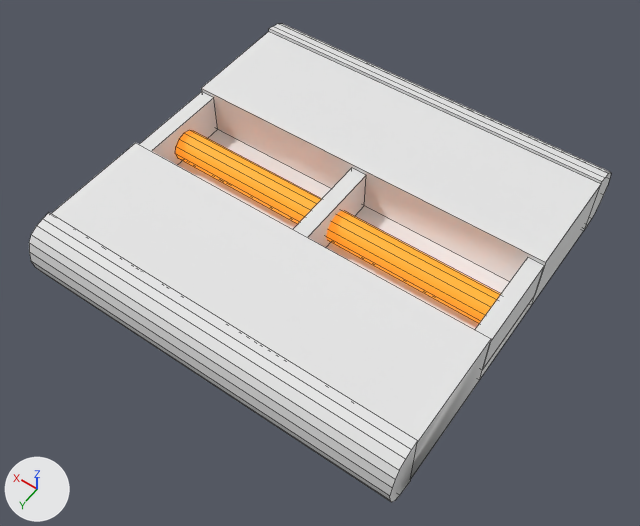
Renders of the FBX model RUN/Assets/Models/platfrom12x12.fbx from each side of a commit.
Before and after are seen from a 50 mm lens placed at (-19.2, 27.8, 39.3), pointed at (-0.7, 1.8, -1.5). The lights are fixed; the arrows at lower left show +X, +Y and +Z. Mesh edges are drawn as thin lines. Where no turn or scale is listed for an object, it has been applied to the vertices.

Before the edit, the objects in view are built like this:
```python
ob_cube = bpy.data.objects.new('Cube', me_cube)
ob_cube.location = (0.0, 0.0, 0.0)
ob_cube_001 = bpy.data.objects.new('Cube.001', me_cube_006)
ob_cube_001.location = (11.5, 0.0, -0.1)
ob_cube_002 = bpy.data.objects.new('Cube.002', me_cube_002)
ob_cube_002.location = (-11.5, 0.0, -0.1)
ob_cube_003 = bpy.data.objects.new('Cube.003', me_cube_005)
ob_cube_003.location = (0.0, 0.0, -0.1)
ob_cube_004 = bpy.data.objects.new('Cube.004', me_cube_004)
ob_cube_004.location = (0.0, 0.0, 1.8)
ob_cube_004.scale = (12.0, 1.0, 0.1)
ob_cylinder = bpy.data.objects.new('Cylinder', me_cylinder)
ob_cylinder.location = (0.0, 0.0, 0.0)
# me_cube
# before: 2 (-12.0, -10.0, -2.0) at pixel (584, 229), 5 (-12.0, -10.0, 2.0) at pixel (601, 183), 9 (-12.0, -11.5, 1.7) at pixel (610, 172), 10 (-12.0, -11.0, 2.0) at pixel (608, 173), 13 (-12.0, -10.5, 2.1) at pixel (605, 177)
# before: 14 (-12.0, -10.0, 2.2) at pixel (601, 181), 16 (-12.0, -11.8, 1.3) at pixel (611, 173), 18 (-12.0, -12.0, 0.7) at pixel (609, 178), 20 (-12.0, -12.1, 0.0) at pixel (607, 185), 23 (-12.0, -11.5, -1.7) at pixel (596, 210)
# before: 24 (-12.0, -11.0, -2.0) at pixel (591, 218), 27 (-12.0, -10.5, -2.1) at pixel (587, 224), 28 (-12.0, -10.0, -2.2) at pixel (583, 231), 30 (-12.0, -11.8, -1.3) at pixel (600, 203), 31 (12.0, -12.0, -0.7)
# before: 32 (-12.0, -12.0, -0.7) at pixel (603, 194), 33 (12.0, -12.1, 0.0), 34 (-12.0, -12.1, 0.0) at pixel (607, 185)
# before: 3 (-12.0, 10.0, -2.0) at pixel (410, 479), 6 (-12.0, 10.0, 2.0) at pixel (417, 442), 42 (-12.0, 11.5, 1.7) at pixel (399, 470), 43 (-12.0, 11.0, 2.0) at pixel (405, 459), 46 (-12.0, 10.5, 2.1) at pixel (411, 449)
# before: 47 (-12.0, 10.0, 2.2) at pixel (417, 440), 49 (-12.0, 11.8, 1.3) at pixel (395, 479), 51 (-12.0, 12.0, 0.7) at pixel (392, 487), 53 (-12.0, 12.1, 0.0) at pixel (389, 495), 56 (-12.0, 11.5, -1.7) at pixel (394, 500)
# before: 57 (-12.0, 11.0, -2.0) at pixel (399, 495), 60 (-12.0, 10.5, -2.1) at pixel (404, 488), 61 (-12.0, 10.0, -2.2) at pixel (410, 481), 63 (-12.0, 11.8, -1.3) at pixel (391, 502), 64 (12.0, 12.0, -0.7) at pixel (35, 267)
# before: 65 (-12.0, 12.0, -0.7) at pixel (390, 500), 66 (12.0, 12.1, 0.0) at pixel (30, 260), 67 (-12.0, 12.1, 0.0) at pixel (389, 495)
```
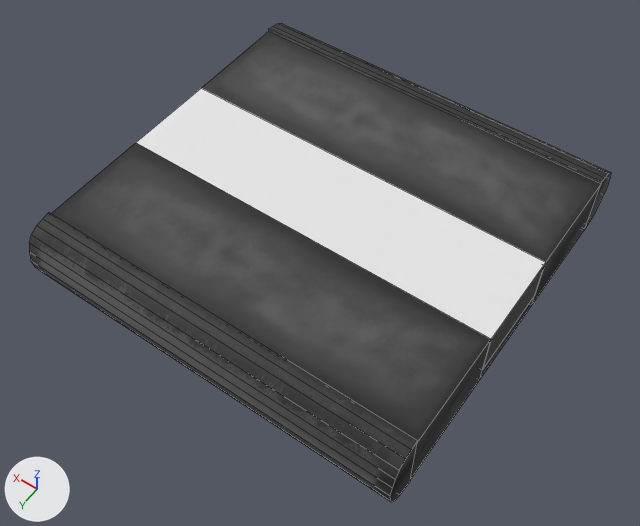
Commit message: Changes to platform12x12 and added closed platform

Where the newer file only moved an object's origin or applied its transform, the numbers keep the older frame.

Location of each change, [x1, y1, x2, y2] in pixels of the pictures (640 x 526 px; the box of a moved part takes in the faces that stretch with it):
'Cube', surface changed, reshaped (white to grey)
    both: [29, 24, 611, 502]
'Cube.004', shown
    after: [136, 88, 545, 342]
'Cylinder', surface changed, recoloured
    both: [175, 130, 501, 324]
'Cube.002', surface changed (grey to black)
    both: [475, 257, 544, 369]
'Cube.001', surface changed
    both: [140, 92, 218, 165]
'Cube.003', surface changed
    both: [293, 168, 366, 247]
part 1 of me_cube, moved or reshaped
    both: [584, 172, 611, 230]
part 2 of me_cube, moved or reshaped
    both: [31, 261, 418, 502]
part 3 of me_cube, surface changed (white to grey)
    both: [37, 24, 608, 459]

The edits, one by one:
Picture 'platform.png' (img_platform_png) is new.
In material 'mat_platform' (mat_mat_platform), base_color is no longer (0.8, 0.8, 0.8), white #e7e7e7.
In material 'mat_platform' (mat_mat_platform), texture is now set to img_platform_png.
me_cube is used by ob_cube; location (0.0, 0.0, 0.0).
Verts and faces of me_cube; kept vertices keep their numbers, new ones are numbered from 76.
me_cube had 76 vertices, 47 faces and spanned x -12.0..12.0, y -12.1..12.1, z -2.2..2.2.
me_cube now has 74 vertices, 47 faces and spans x -12.0..12.0, y -12.1..12.1, z -2.2..2.2.
Part 1, on me_cube:
Vertices deleted: 34 (with the faces that use them).
New faces: (20, 32, 31, 33), (2, 28, 27, 24, 23, 30, 32, 20, 18, 16, 9, 10, 13, 14, 5).
Part 2, on me_cube:
Vertices deleted: 67 (with the faces that use them).
New faces: (53, 66, 64, 65), (3, 6, 47, 46, 43, 42, 49, 51, 53, 65, 63, 56, 57, 60, 61).
me_cube part 3: 8 kept faces spanning x -12.0..12.0, y -11.0..11.0, z -2.2..2.2 get new texture (UV) coordinates.
me_cube part 4: the surface is now shaded smooth.
me_cylinder has 24 vertices, 14 faces and spans x -11.0..11.0, y -1.0..1.0, z -1.0..1.0.
me_cylinder no longer uses material mat_mat_orangelight (orange #ee8a21).
me_cylinder now uses material mat_mat_platform (picture img_platform_png).
Object 'Cube.004' (ob_cube_004) is now shown.
Object 'Cube.004' (ob_cube_004) turns from (0, 0, 0) to (-180, 0, 0) degrees about x, y and z.
Object 'Cube.004' (ob_cube_004) is rescaled from (12.0, 1.0, 0.1) to (-11.9, -1.0, -0.1).
